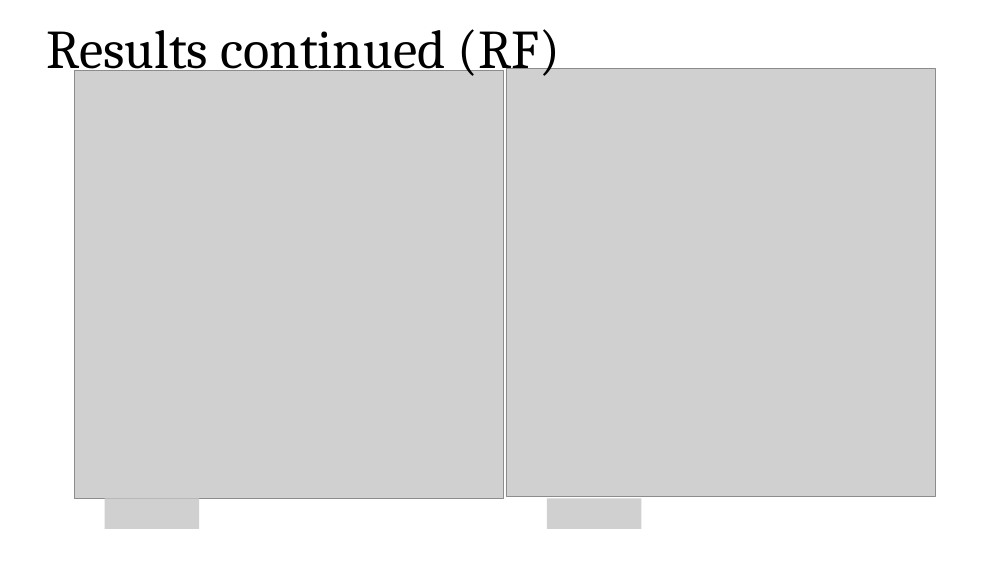
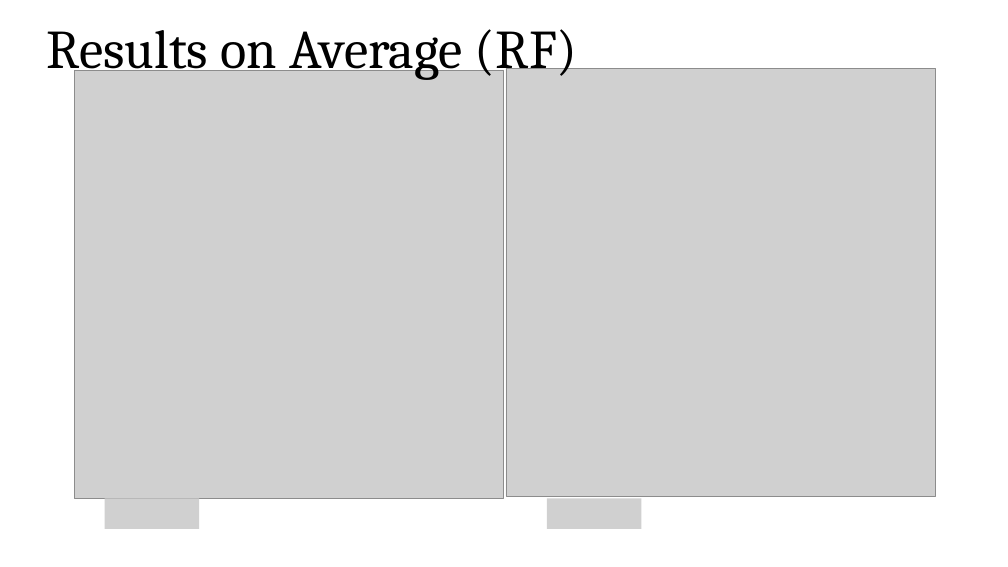
Before and after one commit to bradley-p/Solar_Energy_Forecasting, a slide deck: slide 9 of Reports:Notes/Midterm Presentation.pptx. Drawn at 1008x567 pixels with LibreOffice and Linux fonts; fonts in the diff are those of the drawing; grey boxes stand for pictures. Boxes give left, top, right and bottom in pixels: in the first picture for what was removed or moved away, otherwise in the second. Text is boxed around its words. In the diff, an @@ line names an element or a change of style, - is before the commit and + after.

```diff
--- a/Reports:Notes/Midterm Presentation.pptx
+++ b/Reports:Notes/Midterm Presentation.pptx
@@ title at box(47, 29, 578, 80): text changed @@
-Results continued (RF)
+Results on Average (RF)
```
Also in this commit, not shown: 6 other slides changed, 15 other files.
